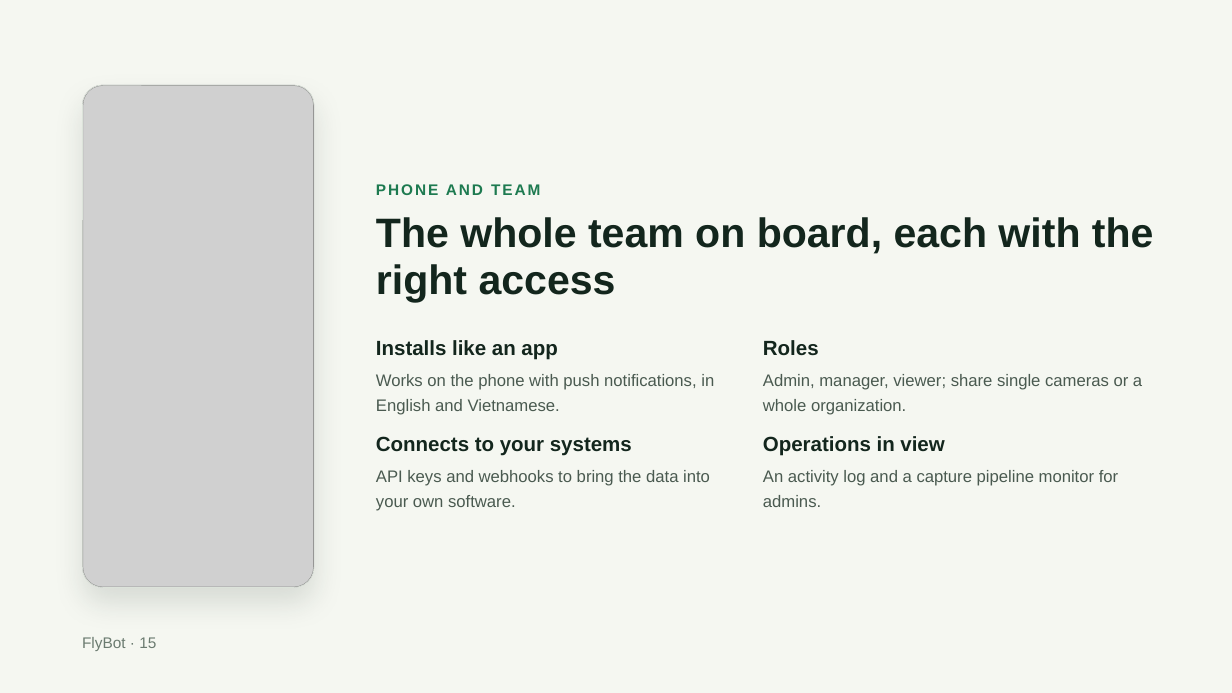
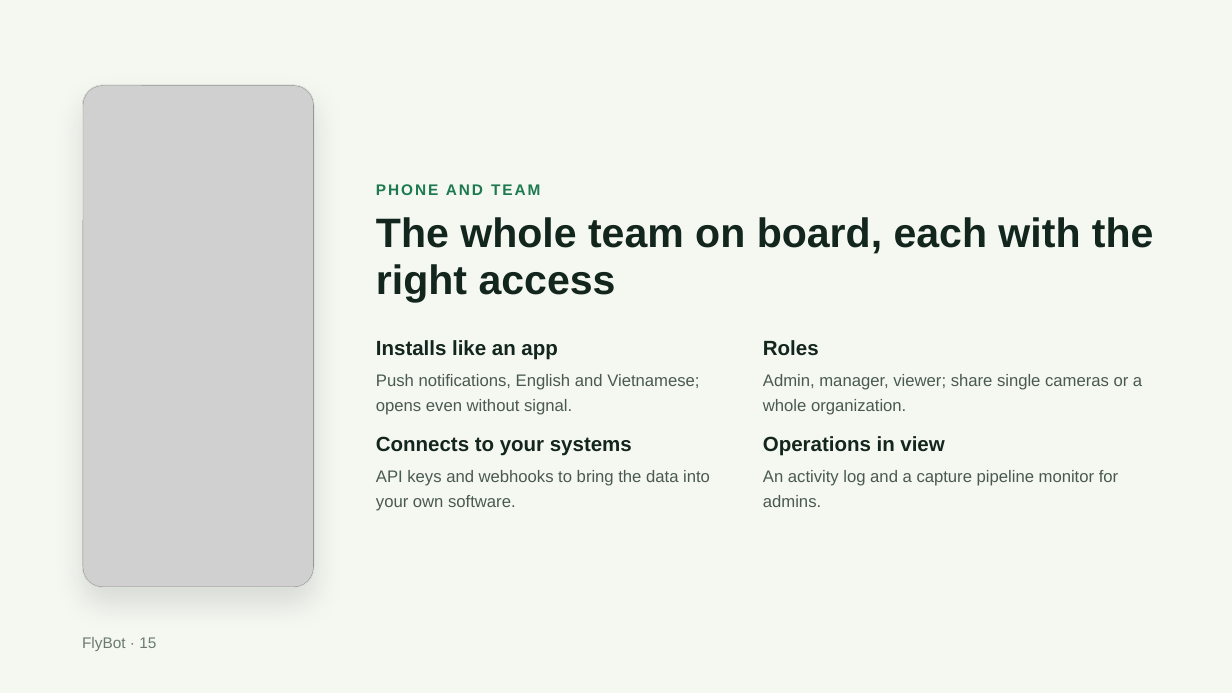
Before and after one commit to agrhub/flybot, a slide deck: slide 15 of FlyBot – Product overview.pptx. Drawn at 1232x693 pixels with LibreOffice and Linux fonts; fonts in the diff are those of the drawing; grey boxes stand for pictures. Boxes give left, top, right and bottom in pixels: in the first picture for what was removed or moved away, otherwise in the second. Text is boxed around its words. In the diff, an @@ line names an element or a change of style, - is before the commit and + after.

```diff
--- a/FlyBot – Product overview.pptx
+++ b/FlyBot – Product overview.pptx
@@ text at (376, 374, 699, 415): text changed @@
-Works on the phone with push notifications, in English and Vietnamese.
+Push notifications, English and Vietnamese; opens even without signal.
```
Also in this commit, not shown: 11 other slides changed, 1 other file.
